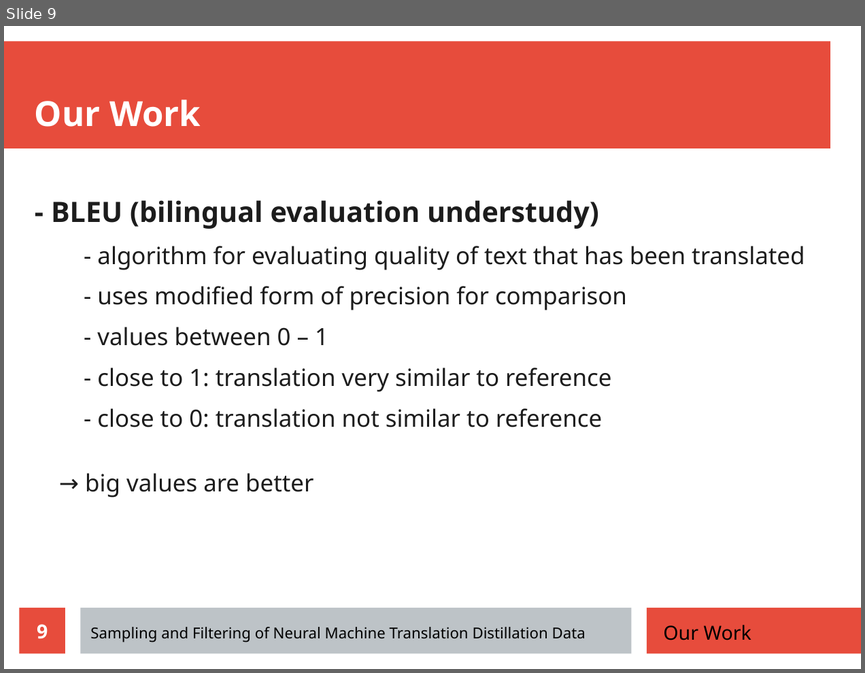
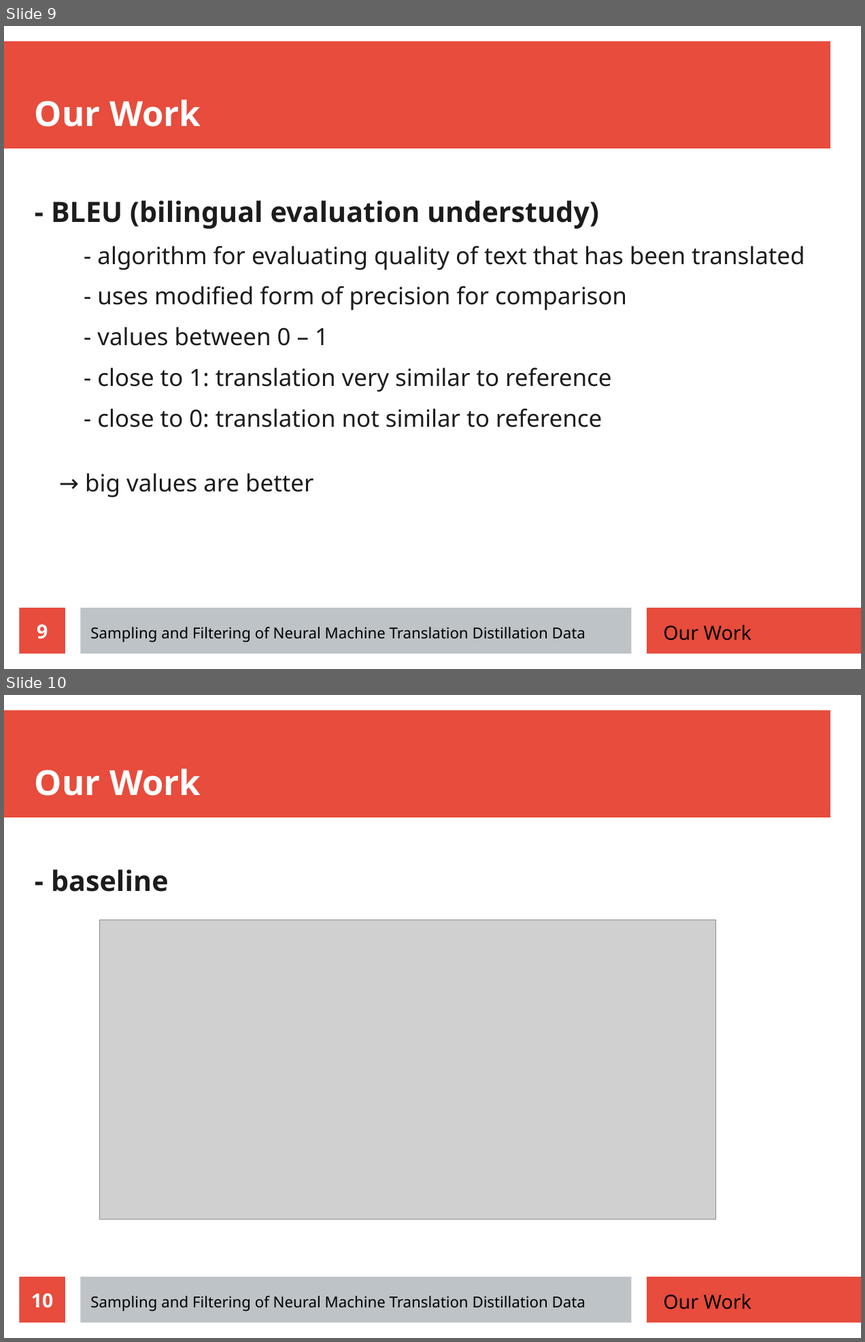
Before and after one commit to zouharvi/reference-mt-distill, a slide deck: meta/final_presentation.odp. Shown one above the other, each under a label of ours: slide 9 before the commit, slides 9 and 10 after it. The pictures are 865x673 and 865x1342 pixels, drawn with LibreOffice and Linux fonts; fonts in the diff are those of the drawing; grey boxes stand for pictures. Boxes give left, top, right and bottom in pixels: in the first picture for what was removed or moved away, otherwise in the second. Text is boxed around its words. In the diff, an @@ line names an element or a change of style, - is before the commit and + after.

Commit message:
Final Presentation: Baseline slide added

```diff
--- a/meta/final_presentation.odp
+++ b/meta/final_presentation.odp
@@ slide 10 added at bbox=[4, 695, 861, 1338], background #FFFFFF; not listed: 3 template elements that a slide beside it also shows @@
@@ title added at bbox=[35, 768, 201, 796], 32 pt, text #FFFFFF, bold @@
+Our Work
@@ text added at bbox=[51, 869, 169, 892], 26 pt, text #1C1C1C, bold @@
+- baseline
@@ picture added at bbox=[100, 919, 716, 1219] @@
@@ page number added at bbox=[20, 1276, 65, 1323], fill #E74C3C, 18 pt, text #FFFFFF, bold @@
+10
@@ text added at bbox=[90, 1295, 585, 1311], 14 pt, text #000000 @@
+Sampling and Filtering of Neural Machine Translation Distillation Data
@@ text added at bbox=[663, 1293, 751, 1309], 18 pt, text #000000 @@
+Our Work
```
